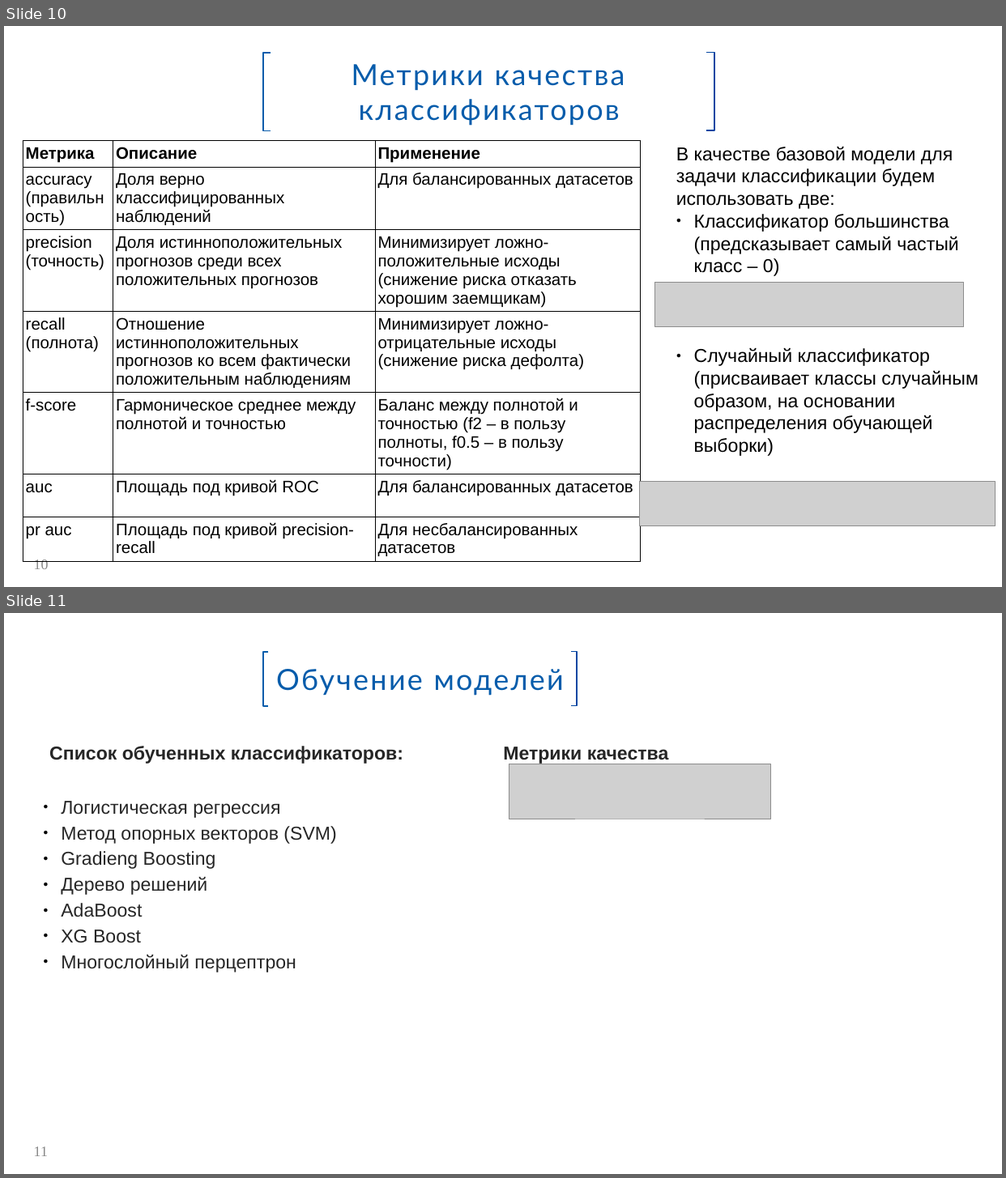
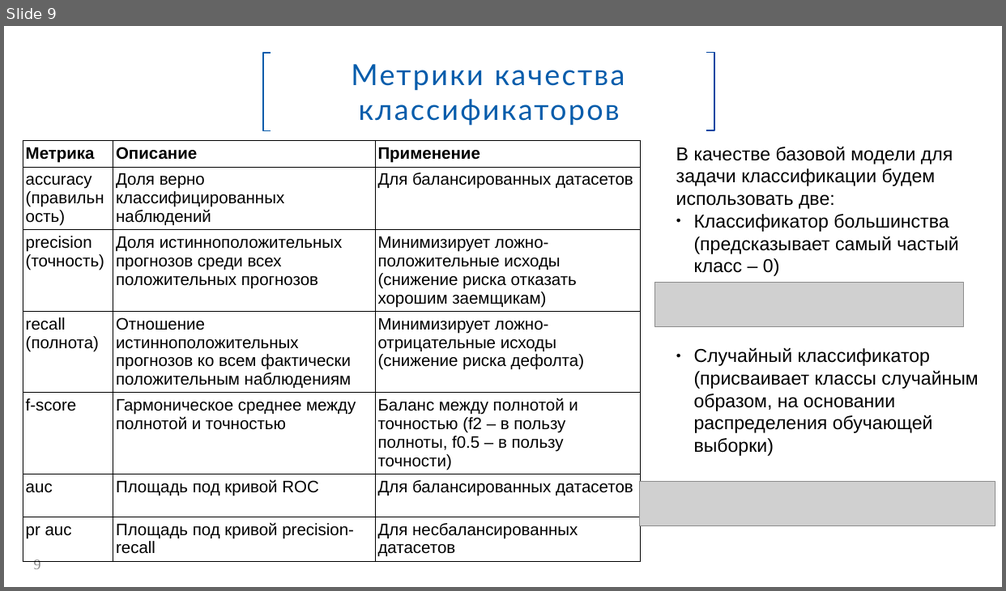
Before and after one commit to Spring-31/HC_default_risk, a slide deck: Прогнозирование вероятности дефолта.pptx. Shown one above the other, each under a label of ours: slides 10 and 11 before the commit, slide 9 after it. The pictures are 1006x1178 and 1006x591 pixels, drawn with LibreOffice and Linux fonts; fonts in the diff are those of the drawing; grey boxes stand for pictures; background and template pictures are left out. Boxes give left, top, right and bottom in pixels: in the first picture for what was removed or moved away, otherwise in the second. Text is boxed around its words. In the diff, an @@ line names an element or a change of style, - is before the commit and + after.

```diff
--- a/Прогнозирование вероятности дефолта.pptx
+++ b/Прогнозирование вероятности дефолта.pptx
@@ slide 11 removed at [4, 613, 1002, 1174], background #FFFFFF @@
@@ rectangle removed at [263, 651, 577, 706] @@
-Обучение моделей
@@ freeform shape removed at [263, 652, 268, 707] @@
@@ freeform shape removed at [571, 651, 577, 706] @@
@@ text removed at [49, 746, 403, 973] @@
-Список обученных классификаторов:
-● Логистическая регрессия
-● Метод опорных векторов (SVM)
-● Gradieng Boosting
-● Дерево решений
-● AdaBoost
-● XG Boost
-● Многослойный перцептрон
@@ text removed at [503, 747, 669, 764] @@
-Метрики качества
@@ picture removed at [509, 764, 770, 819] @@
@@ page number removed at [34, 1147, 48, 1157] @@
-11
@@ what was slide 10 is now slide 9 @@
@@ page number at [34, 560, 41, 570]: text changed @@
-10
+9
```
Also in this commit, not shown: 3 slides changed, 2 slides added, 1 other slide removed, 13 other files.
